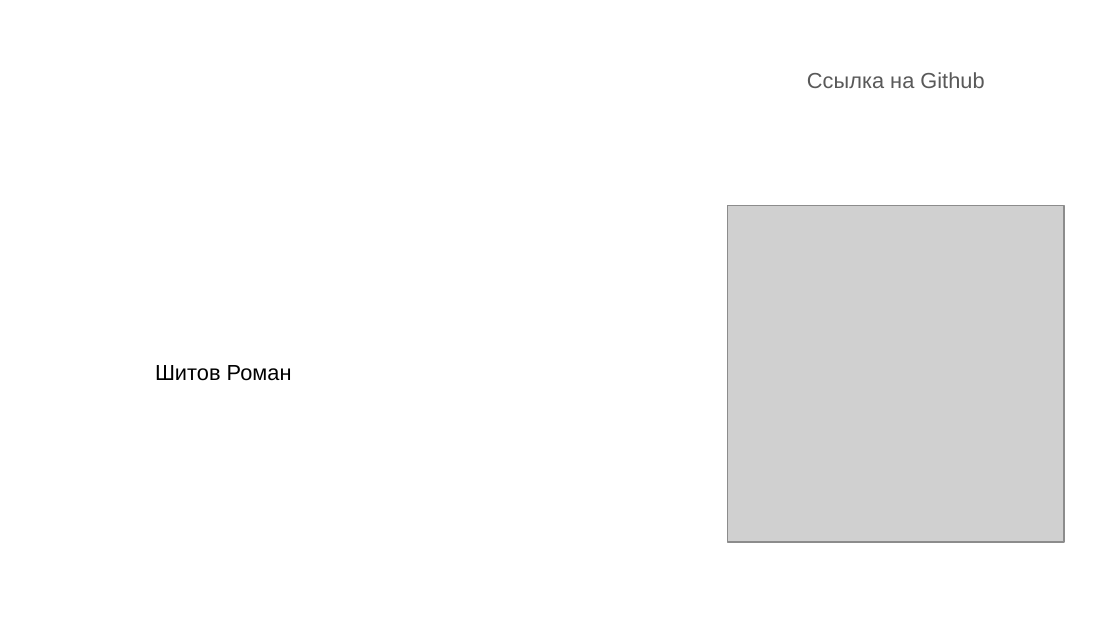
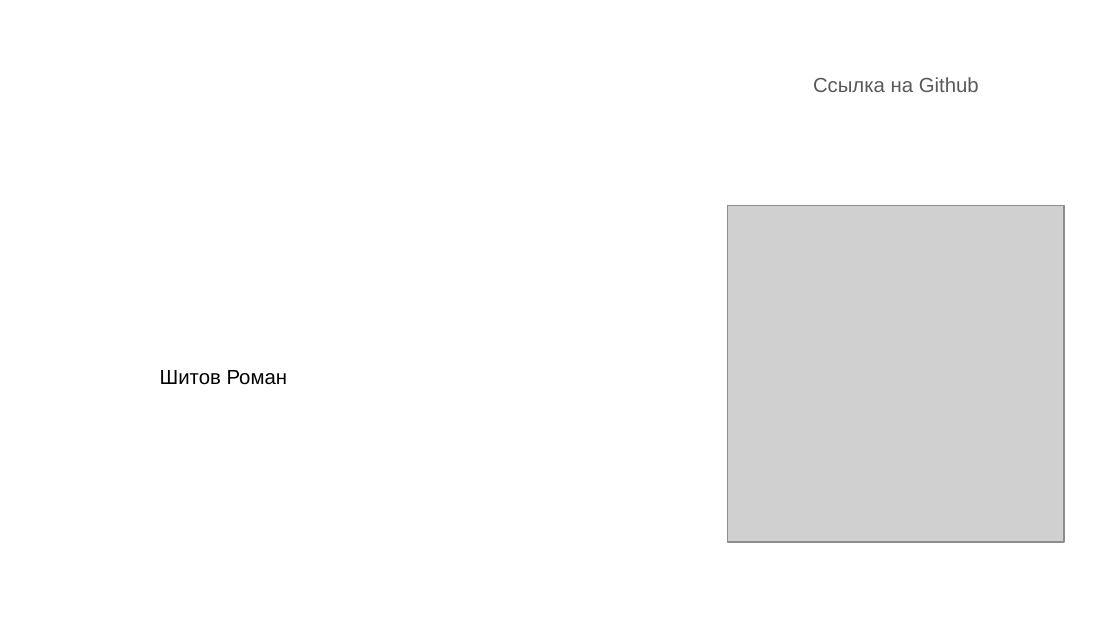
Before and after one commit to toadandahalf/ai_crypto, a slide deck: slide 13 of презентация.pptx. Drawn at 1120x630 pixels with LibreOffice and Linux fonts; fonts in the diff are those of the drawing; grey boxes stand for pictures. Boxes give left, top, right and bottom in pixels: in the first picture for what was removed or moved away, otherwise in the second. Text is boxed around its words. In the diff, an @@ line names an element or a change of style, - is before the commit and + after.

```diff
--- a/презентация.pptx
+++ b/презентация.pptx
@@ text "Ссылка на Github" at [813, 77, 979, 92]: size 14 to 13.1 pt; line spacing 0.95 to 1.15 @@
@@ text "Шитов Роман" at [160, 370, 288, 385]: size 14 to 13.1 pt; line spacing 0.95 to 1.15 @@
```
Also in this commit, not shown: 11 other slides changed.
